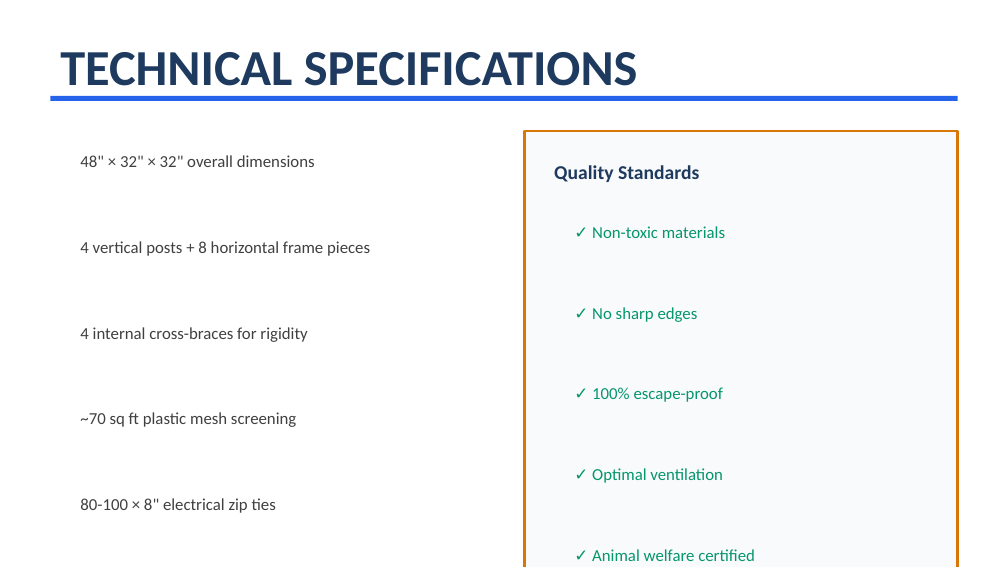
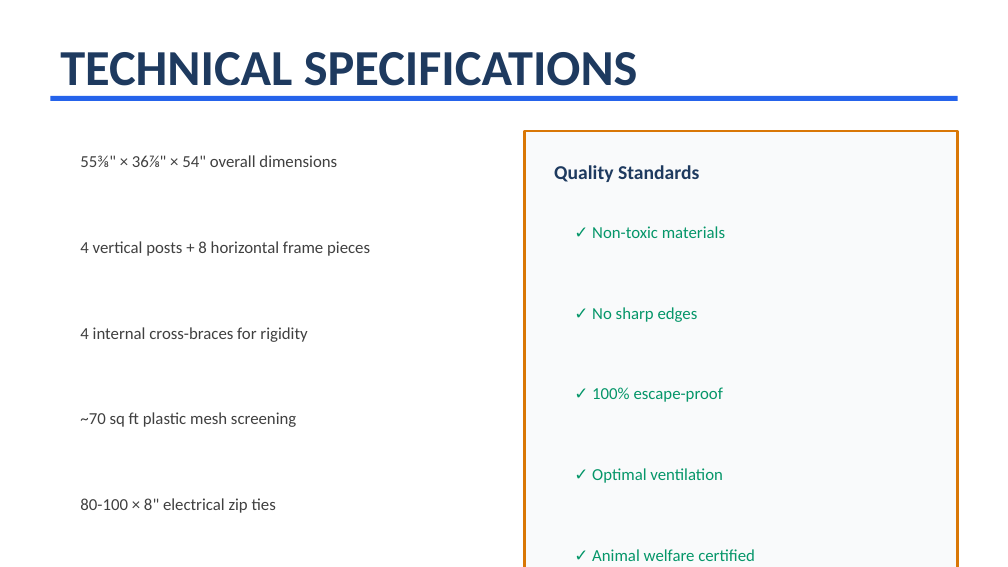
Before and after one commit to aigeekhub/sugar-glider-cage-build, a slide deck: slide 3 of SUGAR_GLIDER_CAGE_EXECUTIVE_PRESENTATION.pptx. Drawn at 1008x567 pixels with LibreOffice and Linux fonts; fonts in the diff are those of the drawing. Boxes give left, top, right and bottom in pixels: in the first picture for what was removed or moved away, otherwise in the second. Text is boxed around its words. In the diff, an @@ line names an element or a change of style, - is before the commit and + after.

```diff
--- a/SUGAR_GLIDER_CAGE_EXECUTIVE_PRESENTATION.pptx
+++ b/SUGAR_GLIDER_CAGE_EXECUTIVE_PRESENTATION.pptx
@@ text at box(80, 155, 337, 167): text changed @@
-48" × 32" × 32" overall dimensions
+55⅜" × 36⅞" × 54" overall dimensions
```
Also in this commit, not shown: 2 other files.
